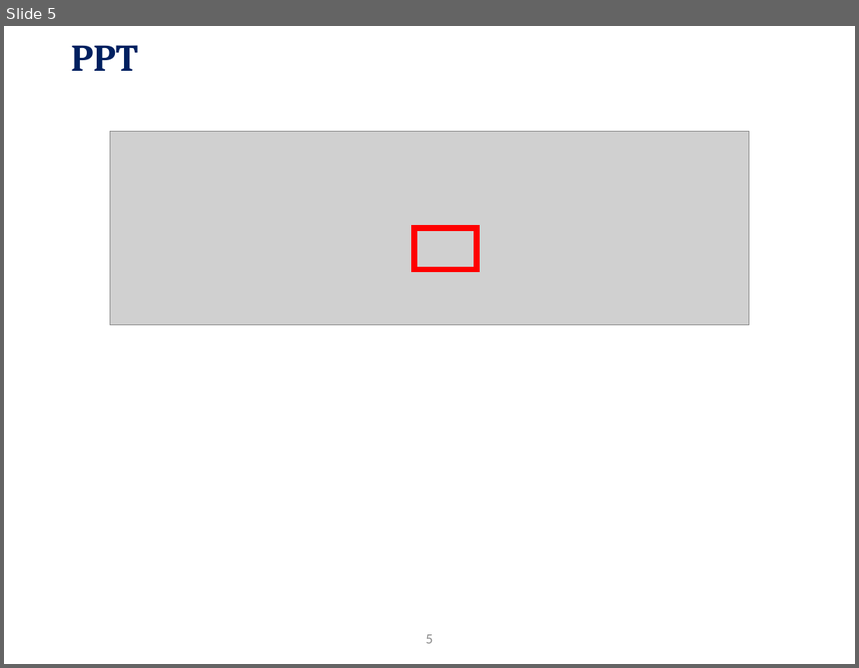
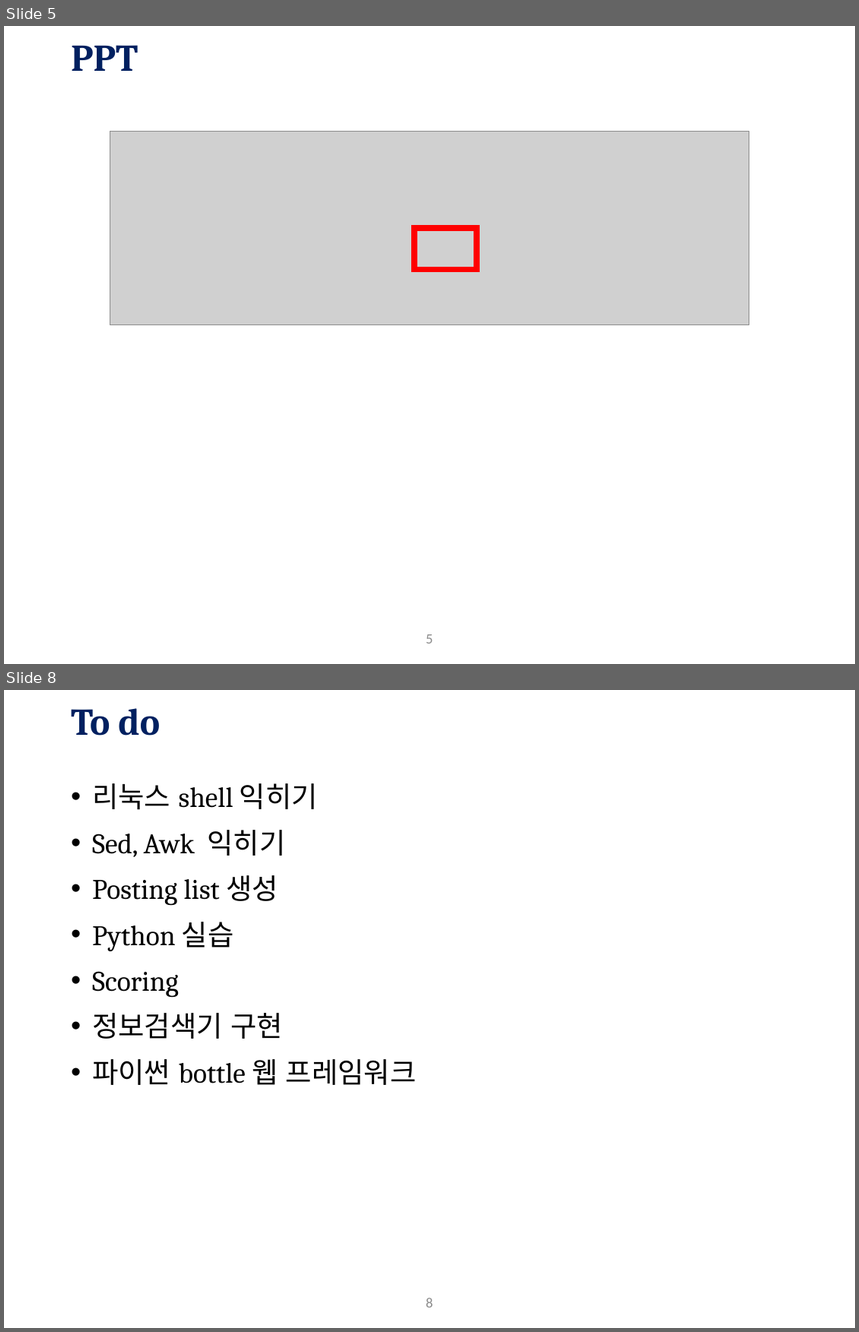
Before and after one commit to BbangDe/BbangDe.github.io, a slide deck: course_ppt/0. Orientation.pptx. Shown one above the other, each under a label of ours: slide 5 before the commit, slides 5 and 8 after it; the slides between them are not shown. The pictures are 859x668 and 859x1332 pixels, drawn with LibreOffice and Linux fonts; fonts in the diff are those of the drawing; grey boxes stand for pictures; background and template pictures are left out. Boxes give left, top, right and bottom in pixels: in the first picture for what was removed or moved away, otherwise in the second. Text is boxed around its words. In the diff, an @@ line names an element or a change of style, - is before the commit and + after.

```diff
--- a/course_ppt/0. Orientation.pptx
+++ b/course_ppt/0. Orientation.pptx
@@ slide 8 added at bbox=[4, 690, 855, 1328], background #FFFFFF; not listed: 1 template element that a slide beside it also shows @@
@@ title added at bbox=[71, 708, 160, 736], 32 pt, text #002060, bold @@
+To do
@@ text added at bbox=[92, 783, 417, 1085], 24 pt, text #000000 @@
+• 리눅스 shell 익히기
+• Sed, Awk 익히기
+• Posting list 생성
+• Python 실습
+• Scoring
+• 정보검색기 구현
+• 파이썬 bottle 웹 프레임워크
```
Also in this commit, not shown: 1 slide changed, 2 other slides added, 5 slides removed.
